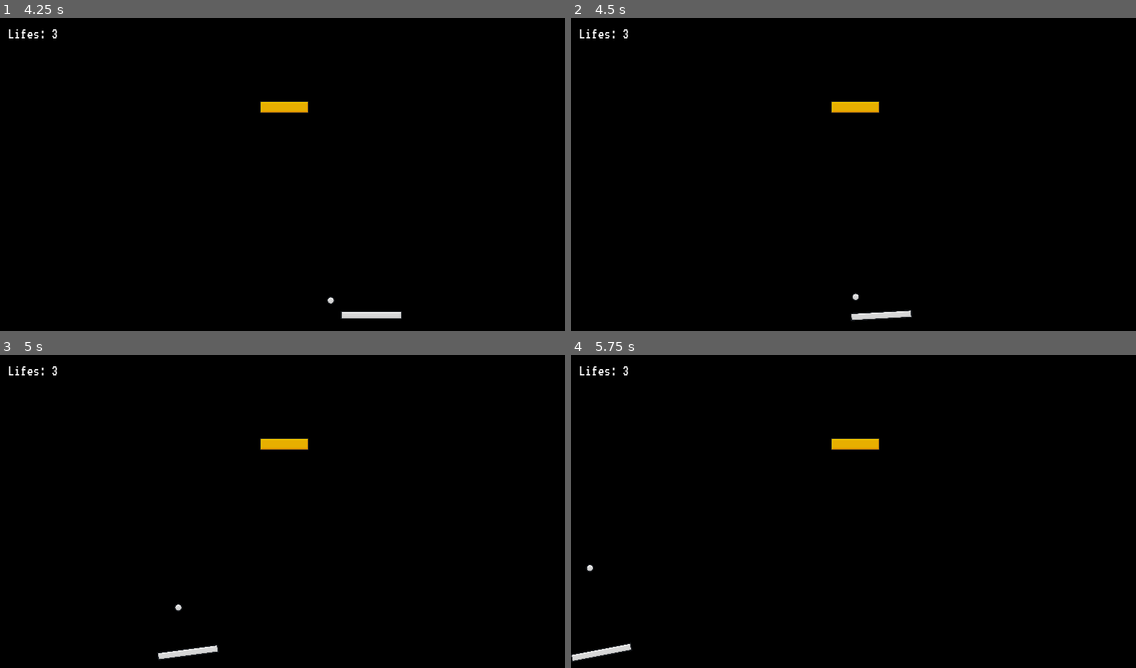
Above: before the commit, frames 1-4 (two rows, left to right).
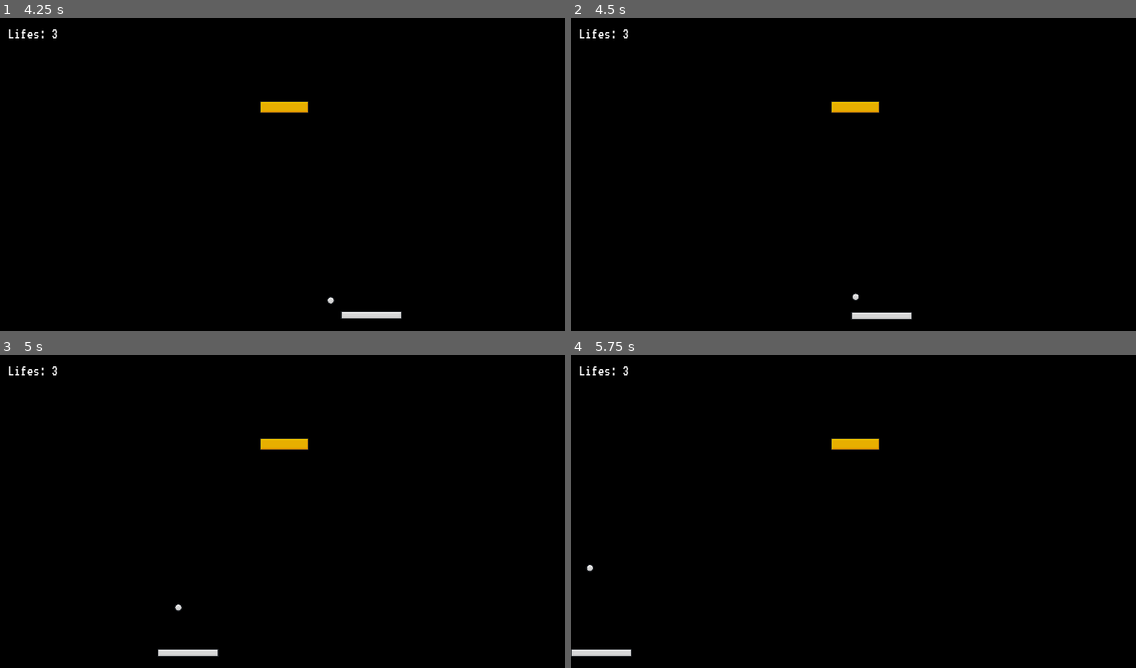
Above: after the commit, the same moments.

Repository: titran3/brick-breaker
Game: Godot game, scene res://Scenes/main.tscn
Two runs of this game, one before a commit and one after it. Both use one fixed random seed, a clock stepped at 60 frames per second and the inputs below. This scene is started directly instead of the project's main scene.
Inputs:
- Up to frame 1 (4.25 s): tap Enter at 0.5 s; hold D (right) 0.53-1.28 s; hold A (left) 1.28-2.03 s; hold D (right) 2.03-3.53 s; tap Space at 3.5 s; hold A (left) from 3.53 s (still down)
- Up to frame 2 (4.5 s): keep holding A (left)
- Up to frame 3 (5 s): keep holding A (left)
- Up to frame 4 (5.75 s): keep holding A (left)

Frame 1 is identical in both runs. In frame 2, 0.1% of the frame differs, in the area x 49-61%, y 93-97%; in frame 3, 0.2%; in frame 4, 0.3%, in the area x 0-11%, y 91-99%.

Commit message:
sound effects

Diff:
--- a/Scenes/main.tscn
+++ b/Scenes/main.tscn
@@ -7,6 +7,10 @@
 [ext_resource type="PackedScene" uid="uid://cy0rpdefr6q52" path="res://Scenes/ui.tscn" id="5_yrqcq"]
 [ext_resource type="Script" path="res://Scenes/BrickSpawner.gd" id="6_w8f03"]
 [ext_resource type="PackedScene" uid="uid://dpv7qlphyh8ov" path="res://Scenes/brick.tscn" id="7_ewu24"]
+[ext_resource type="AudioStream" uid="uid://j6rohds2mt0w" path="res://Assets/sounds/death.mp3" id="8_dphqb"]
+[ext_resource type="AudioStream" uid="uid://bybjguhop8yux" path="res://Assets/sounds/ball_hit_paddle.wav" id="8_ejjrg"]
+[ext_resource type="AudioStream" uid="uid://dn0ofhmx4sihe" path="res://Assets/sounds/ball_hit_brick.wav" id="8_jlxxg"]
+[ext_resource type="AudioStream" uid="uid://cmhui6k7xogoe" path="res://Assets/sounds/ball_hit_wall.wav" id="9_ftknf"]
 
 [node name="Main" type="Node"]
 
@@ -15,6 +19,7 @@
 [node name="Paddle" parent="." node_paths=PackedStringArray("camera") instance=ExtResource("1_5ydle")]
 position = Vector2(2.08165e-12, 283)
 collision_layer = 2
+lock_rotation = true
 speed = 500
 camera = NodePath("../Camera2D")
 
@@ -52,3 +57,32 @@
 [node name="Brick Spawner" type="Node" parent="."]
 script = ExtResource("6_w8f03")
 brick_scene = ExtResource("7_ewu24")
+
+[node name="Game Over" type="AudioStreamPlayer2D" parent="."]
+position = Vector2(0, 218.053)
+scale = Vector2(5.96046e-08, 5.96046e-08)
+stream = ExtResource("8_dphqb")
+volume_db = -12.876
+
+[node name="Ball Passing By" type="AudioStreamPlayer2D" parent="."]
+position = Vector2(0, 218)
+scale = Vector2(0.000244141, 0.000244141)
+stream = ExtResource("8_ejjrg")
+
+[node name="Ball Hit Paddle" type="AudioStreamPlayer2D" parent="."]
+position = Vector2(0, 216.562)
+scale = Vector2(0.015625, 0.015625)
+stream = ExtResource("8_ejjrg")
+
+[node name="Ball Hit Wall" type="AudioStreamPlayer2D" parent="."]
+position = Vector2(0, 206.25)
+scale = Vector2(0.0625, 0.0625)
+stream = ExtResource("9_ftknf")
+volume_db = 0.99
+
+[node name="Ball Hit Brick" type="AudioStreamPlayer2D" parent="."]
+position = Vector2(0, 165)
+scale = Vector2(0.25, 0.25)
+stream = ExtResource("8_jlxxg")
+volume_db = 0.99
+pitch_scale = 1.13
--- a/Scripts/ball.gd
+++ b/Scripts/ball.gd
@@ -15,6 +15,9 @@
 var start_position: Vector2
 var last_collider_id
 
+@onready var ball_hit_wall = $"../Ball Hit Wall"
+@onready var ball_hit_paddle = $"../Ball Hit Paddle"
+@onready var ball_hit_brick = $"../Ball Hit Brick"
 @onready var collision_shape_2d = $CollisionShape2D
 
 
@@ -31,13 +34,15 @@
 
 	var collider = collision.get_collider()
 	if collider is Brick:
+		ball_hit_brick.play()
 		collider.decrease_level()
 
 	if (collider is Brick or collider is Paddle):
 		ball_collision(collider)
+		ball_hit_paddle.play()
 	else:
 		velocity = velocity.bounce(collision.get_normal())
-
+		ball_hit_wall.play()
 
 func start_ball():
 	position = start_position
@@ -74,6 +79,7 @@
 	new_velocity.x = velocity_xy * collision_x
 
 	if collider.get_rid() == last_collider_id && collider is Brick:
+		ball_hit_brick.play()
 		new_velocity.x = new_velocity.rotated(deg_to_rad(randf_range(-45, 45))).x * 10
 	else:
 		last_collider_id == collider.get_rid()
--- a/Scripts/paddle.gd
+++ b/Scripts/paddle.gd
@@ -42,6 +42,7 @@
 		is_ball_started = true
 
 func on_ball_lost():
+
 	is_ball_started = false
 	direction = Vector2.ZERO
 
--- a/UI.gd
+++ b/UI.gd
@@ -3,6 +3,7 @@
 
 class_name UI
 
+@onready var game_over_sound = $"../Game Over"
 @onready var lifes_label = %LifesLabel
 @onready var game_lost_container = $GameLostContainer
 @onready var level_won_container = $LevelWon
@@ -12,6 +13,7 @@
 	get_node("MarginContainer/HBoxContainer/LifesLabel").text = "Lifes: %d" % lifes
 
 func game_over():
+	game_over_sound.play()
 	game_lost_container.show()
 
 func _on_game_lost_button_pressed():
Not shown, added: Assets/sounds/ball_hit_brick.wav.import
Not shown, added: Assets/sounds/ball_hit_paddle.wav.import
Not shown, added: Assets/sounds/ball_hit_wall.wav.import
Not shown, added: Assets/sounds/ball_passing_by.wav.import
Not shown, added: Assets/sounds/death.mp3.import
Not shown: 1 places in Scenes/main.tscn that only renumber resources
Not shown: 1 places in Scenes/ui.tscn that only renumber resources
Not shown, added: Assets/sounds/ball_hit_brick.wav
Not shown, added: Assets/sounds/ball_hit_paddle
Not shown, added: Assets/sounds/ball_hit_paddle.wav
Not shown, added: Assets/sounds/ball_hit_wall
Not shown, added: Assets/sounds/ball_hit_wall.wav
(and 2 more such lines)
